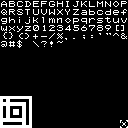
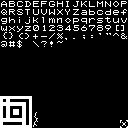
Before/after of a 128×128 layered artwork. What changed in the layer stack:
painted on "others" over [33,112,38,127]
